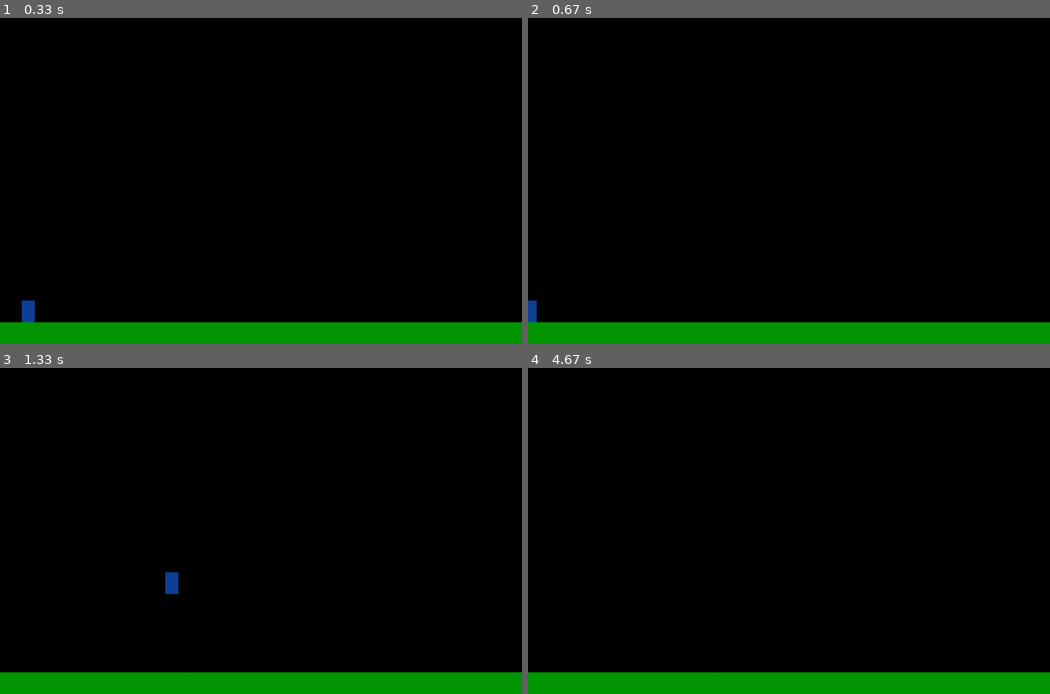
Above: before the commit, frames 1-4 (two rows, left to right).
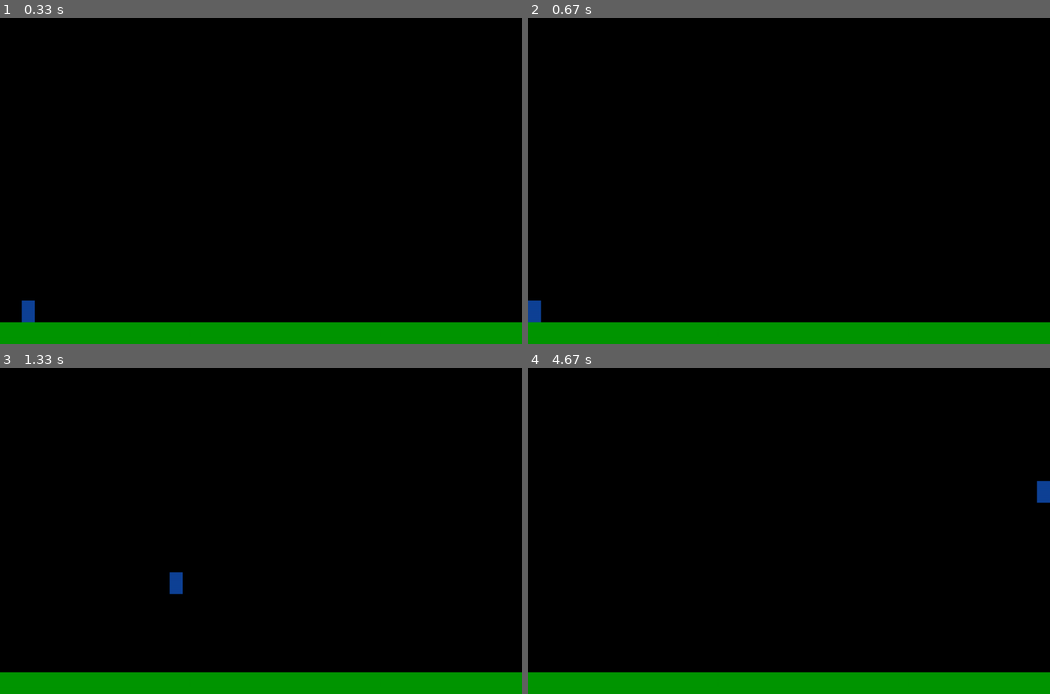
Above: after the commit, the same moments.

Repository: DragosNH/pygame_test
Game: pygame game, started from main.py
Same seed, same stepped clock (60 frames per second), same inputs: the game is played once before the commit and once after it.
Inputs:
- Up to frame 1 (0.33 s): no input
- Up to frame 2 (0.67 s): tap Q at 0.33 s
- Up to frame 3 (1.33 s): hold D 0.67-1.13 s; tap Z at 0.73, 1.03, 1.23 s; hold D from 1.17 s (still down)
- Up to frame 4 (4.67 s): tap Z at 1.53, 1.73, 2.07, 2.37, 2.73, 3.13, 3.43, 3.63, 3.93, 4.13, 4.47 s; release D at 1.63 s; hold S 1.67-1.97 s; hold D 2-2.63 s; hold S 2.67-3.03 s; hold D 3.07-3.53 s; hold D 3.57-4.03 s; hold S 4.07-4.37 s; hold D from 4.4 s (still down)

Frame 1 is identical in both runs. In frame 2, less than 0.1% of the frame differs, in the area x 1-3%, y 86-94%; in frame 3, 0.1%; in frame 4, 0.2%, in the area x 97-100%, y 34-42%.

Commit message:
side colision added

Diff:
--- a/main.py
+++ b/main.py
@@ -14,7 +14,7 @@
         for event in pygame.event.get():
             if event.type == QUIT:
                 quit = True
-
+        # --------- Directions ---------
             if keyspressed[ord("d")]:
                 x = x + 30
 
@@ -27,7 +27,13 @@
             if keyspressed[ord("s")]:
                 y = y + 30
 
+        # --------- Side collision ---------
 
+        if x <= 0:
+            x = 0
+
+        if x >= window.get_width() - 30:
+            x= window.get_width() - 30
 
         #********** Your game logic here **********
 
